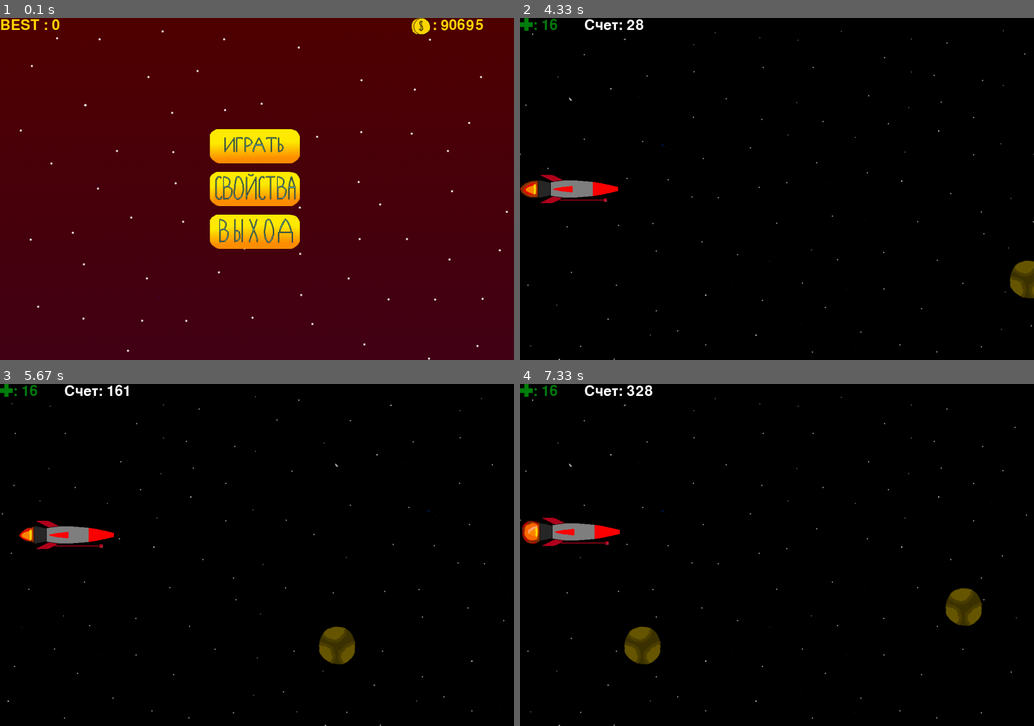
Above: before the commit, frames 1-4 (two rows, left to right).
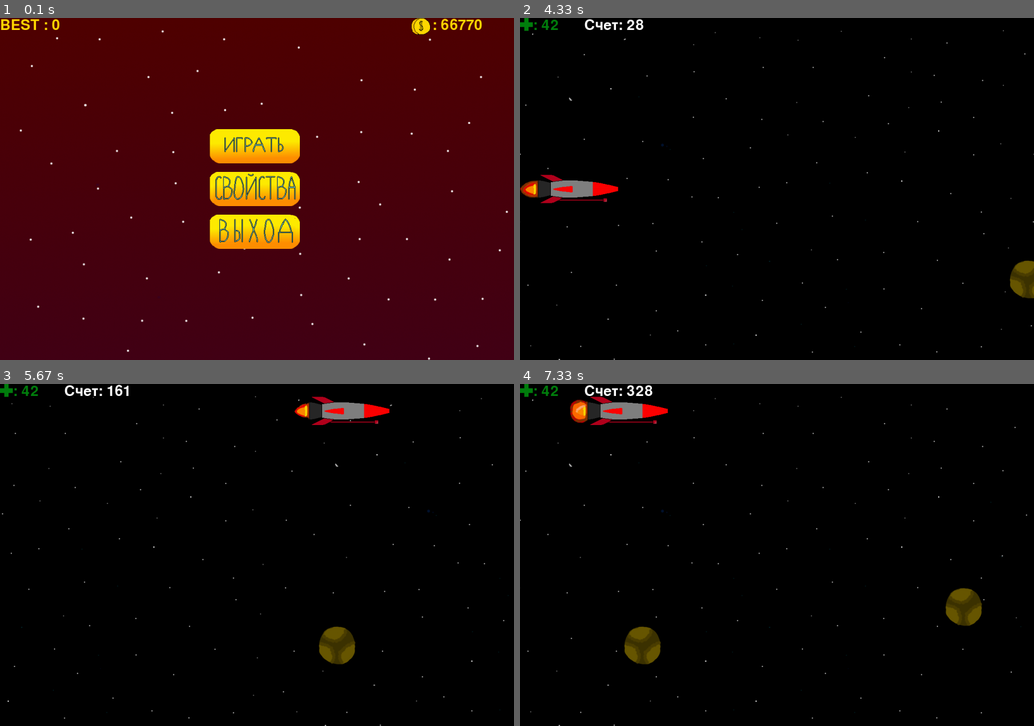
Above: after the commit, the same moments.

Repository: PismerovKir/YandexPygameProject
Game: pygame game, started from Тест прога.py
Same seed, same stepped clock (60 frames per second), same inputs: the game is played once before the commit and once after it.
Inputs (mouse positions are in pixels of both pictures, inside the frame that each line leads up to):
- Up to frame 1 (0.1 s): no input
- Up to frame 2 (4.33 s): click (777, 189) at 0.38 s; click "BEST : 0" at 0.72 s; click (777, 147) at 1.05 s
- Up to frame 3 (5.67 s): hold Up 4.57-5.03 s; hold Right 5.07-5.53 s; hold Left from 5.57 s (still down)
- Up to frame 4 (7.33 s): release Left at 6.1 s; hold Down 6.13-6.43 s; hold Left 6.47-6.87 s; hold Up 6.9-7.27 s; hold Right from 7.3 s (still down)

The runs differ from the first frame. In frame 1, 0.2% of the frame differs, in the area x 85-94%, y 0-4%; in frame 2, less than 0.1%; in frame 3, 1.8%; in frame 4, 2.0%, in the area x 0-29%, y 0-48%.

Commit message:
Поправил прокачку

Diff:
--- a/data/gamedata.txt
+++ b/data/gamedata.txt
@@ -1,5 +1,5 @@
 0
-90695
-13
-59
-0
+66770
+39
+104
+28
--- a/Тест прога.py
+++ b/Тест прога.py
@@ -349,8 +349,8 @@
         pygame.draw.line(screen, (0, 0, 0,), (800, 0), (800, HEIGHT), 2)
 
         screen.blit(titleDur, (110, 100))
-        screen.blit(titleSpd, (520, 100))
-        screen.blit(titleDmg, (958, 100))
+        screen.blit(titleDmg, (520, 100))
+        screen.blit(titleSpd, (958, 100))
 
         showmoney = font.render(f" : {MONEY}", True, (255, 216, 0))
 
